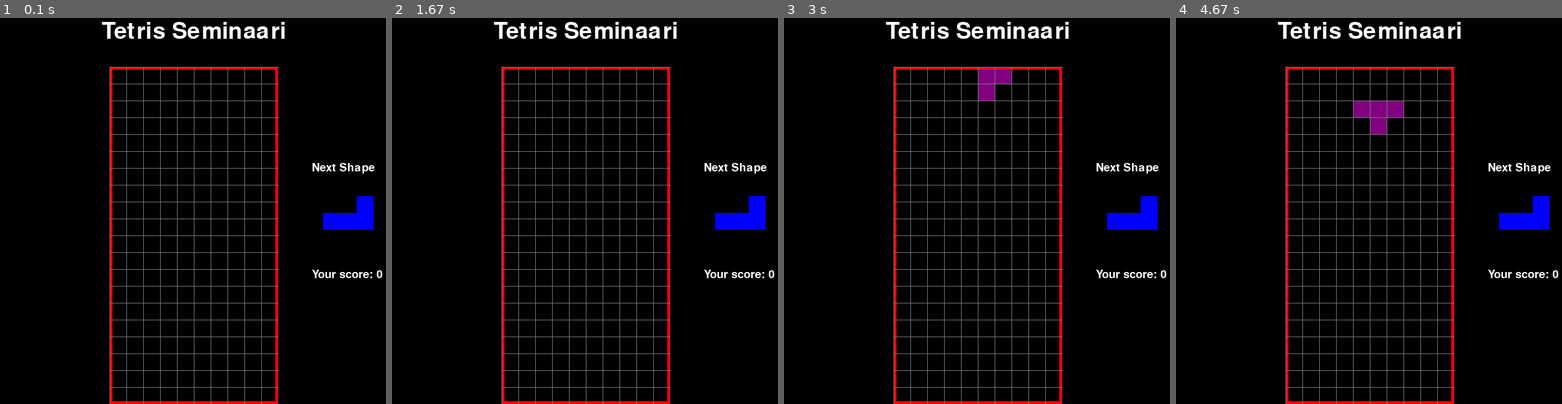
Above: before the commit, frames 1-4 (left to right).
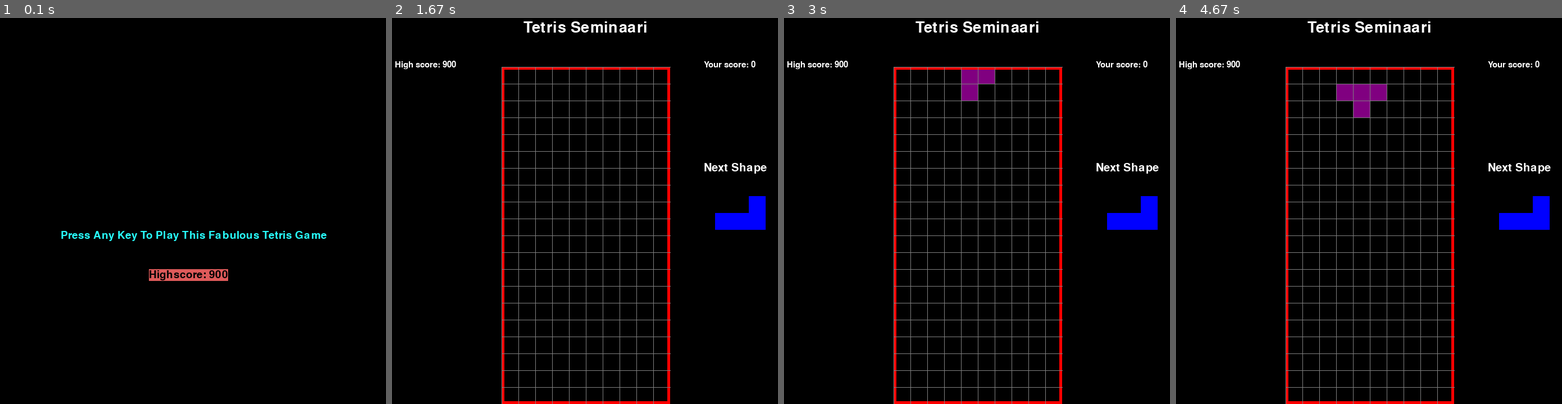
Above: after the commit, the same moments.

Repository: DanielTarsalainen/Pygame-Tetris
Game: pygame game, started from tetris.py
The game is run twice, just before and just after one commit, with the same random seed, the same clock (stepped at 60 frames per second) and the same inputs.
Inputs:
- Up to frame 1 (0.1 s): no input
- Up to frame 2 (1.67 s): hold Right 0.33-0.8 s; hold Up 0.83-1.13 s
- Up to frame 3 (3 s): hold Down 2.23-2.53 s; hold Left 2.57-2.97 s
- Up to frame 4 (4.67 s): hold Up 3-3.37 s; hold Right 3.4-4.03 s; hold Down 4.07-4.43 s; hold Left from 4.47 s (still down)

The runs differ from the first frame. In frame 1, 7.2% of the frame differs, in the area x 15-100%, y 1-100%; in frame 2, 1.5%; in frame 3, 2.2%; in frame 4, 2.6%.

Commit message:
Almost finished the Tetris game. A few tweaks needed

Diff:
--- /dev/null
+++ b/scores.txt
@@ -0,0 +1 @@
+900
--- a/tetris.py
+++ b/tetris.py
@@ -188,6 +188,26 @@
 
     # Return the list
     return positions
+
+
+def update_totalscore(nscore):
+    with open('scores.txt', 'r') as f:
+        lines = f.readlines()
+        score = lines[0].strip()
+
+    with open('scores.txt', 'w') as f:
+        if int(score) > nscore:
+            f.write(str(score))
+        else:
+            f.write(str(nscore))
+
+
+def high_score():
+    with open('scores.txt', 'r') as f:
+        lines = f.readlines()
+        score = lines[0].strip()
+
+    return score
 
 
 def clear_rows(grid, locked):
@@ -263,6 +283,25 @@
     return Piece(5, 0, random.choice(shapes))
 
 
+def draw_text_middle(surface, text, size, color):
+    font = pygame.font.SysFont("comissans", size)
+    label = font.render(text, 1, color)
+
+    surface.blit(label, (top_left_x + play_width/2 - (label.get_width()/2),
+                 top_left_y + play_height/2 - label.get_height()/2))
+
+
+def draw_text_top(last_score, surface, text, size, color):
+    full_text = text + last_score
+    font = pygame.font.SysFont("comissans", size)
+    label = font.render(full_text, last_score, 1, color)
+
+    sx = top_left_x - 200
+    sy = top_left_y + 360
+
+    surface.blit(label, (sx + 270, sy))
+
+
 def draw_next_shape(shape, surface):
     font = pygame.font.SysFont('comicsans', 30)
     label = font.render('Next Shape', 1, (255, 255, 255))
@@ -283,12 +322,6 @@
     surface.blit(label, (sx + 10, sy - 30))
 
 
-def draw_text_middle(text, size, color, surface):
-    pass
-
-# Draws the gray lines on top of the grid
-
-
 def draw_grid(surface, grid):
     sx = top_left_x
     sy = top_left_y
@@ -303,13 +336,13 @@
             # Default value of 0
 
 
-def draw_window(surface, grid, score=0):
+def draw_window(surface, grid, score=0, last_score=0):
     surface.fill((0, 0, 0))
     pygame.font.init()
-    font = pygame.font.SysFont('comicsans', 60)
+    font = pygame.font.SysFont('comicsans', 40)
     title_label = font.render('Tetris Seminaari', 1, (255, 255, 255))
 
-    font = pygame.font.SysFont('comicsans', 30)
+    font = pygame.font.SysFont('comicsans', 23)
     score_label = font.render('Your score: ' + str(score), 1, (255, 255, 255))
 
     sx = top_left_x + play_width + 50
@@ -319,7 +352,24 @@
     surface.blit(title_label, (top_left_x + play_width /
                  2 - (title_label.get_width() / 2), 17))
 
-    surface.blit(score_label, (sx + 10, sy + 160))
+    surface.blit(score_label, (sx + 10, sy - 211))
+
+    # High-score
+    score_label = font.render('High score: ' + last_score, 1, (255, 255, 255))
+
+    sx = top_left_x - 200
+    sy = top_left_y + 200
+
+    surface.blit(score_label, (sx + 10, sy - 211))
+
+    # # High-score starting window
+    # score_label = font.render(
+    #     'Highest score score: ' + highest, 1, (255, 255, 255))
+
+    # sx = top_left_x - 200
+    # sy = top_left_y + 200
+
+    # surface.blit(score_label, (sx + 10, sy - 211))
 
     # Loop for drawing the grid
     for i in range(len(grid)):
@@ -335,7 +385,7 @@
 
 
 def main(win):
-
+    last_score = high_score()
     locked_positions = {}
     grid = create_grid(locked_positions)
 
@@ -361,7 +411,7 @@
         if level_time/1000 > 5:
             level_time = 0
             if fall_speed > 0.11:
-                # Takes about minute and fourty seconds before reaching terminal velocity
+                # Takes about minute and fourty seconds before getting closer to reaching terminal velocity
                 fall_speed -= 0.004
 
         # Automatically moves peace down
@@ -414,26 +464,50 @@
             next_piece = get_shape()
             # Change piece will be set false because a new piece is spawned at the top of the screen
             change_piece = False
-            score += clear_rows(grid, locked_positions) * 10
-
-        draw_window(win, grid, score)
+            score += clear_rows(grid, locked_positions) * 100
+
+        draw_window(win, grid, score, last_score)
         draw_next_shape(next_piece, win)
         pygame.display.update()
 
         # Breaks the while loop and ends the game
         if check_lost(locked_positions):
+            draw_text_middle(win, "YOU LOST! HERE'S YOUR SCORE " +
+                             str(score), 60, (40, 255, 255))
+            pygame.display.update()
+            pygame.time.delay(2000)
             run = False
+            update_totalscore(score)
+            main_menu(win, last_score)
 
     pygame.display.quit()
 
 
-def main_menu(win):  # *
-    main(win)
-
+def main_menu(win, last_score):  # *
+    run = True
+    while run:
+        win.fill((0, 0, 0))
+        draw_text_middle(
+            win, 'Press Any Key To Play This Fabulous Tetris Game', 29, (40, 255, 255))
+
+        draw_text_top(
+            last_score, win, 'Highscore: ', 29, (222, 90, 90))
+
+        pygame.display.update()
+        for event in pygame.event.get():
+            if event.type == pygame.QUIT:
+                run = False
+            if event.type == pygame.KEYDOWN:
+                main(win)
+    # View disappears
+    pygame.display.quit()
+
+
+last_score = high_score()
 
 win = pygame.display.set_mode((s_width, s_height))
 pygame.display.set_caption('Seminaari Tetris')
-main_menu(win)
+main_menu(win, last_score)
 
 
 main_menu()  # start game
Not shown, changed: README.md
